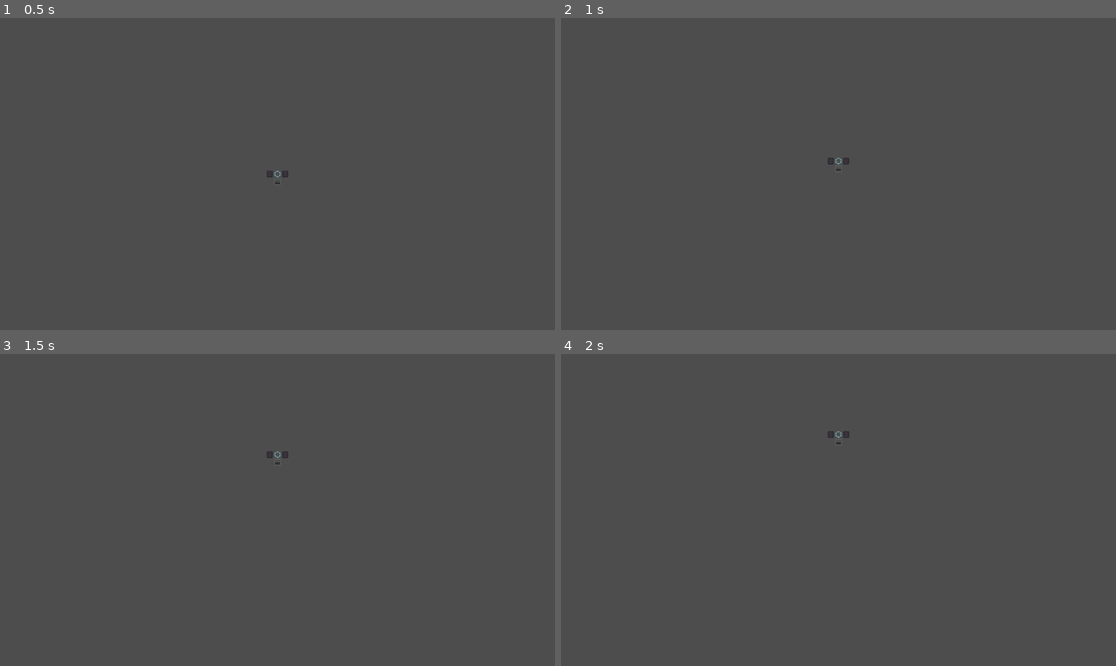
Above: before the commit, frames 1-4 (two rows, left to right).
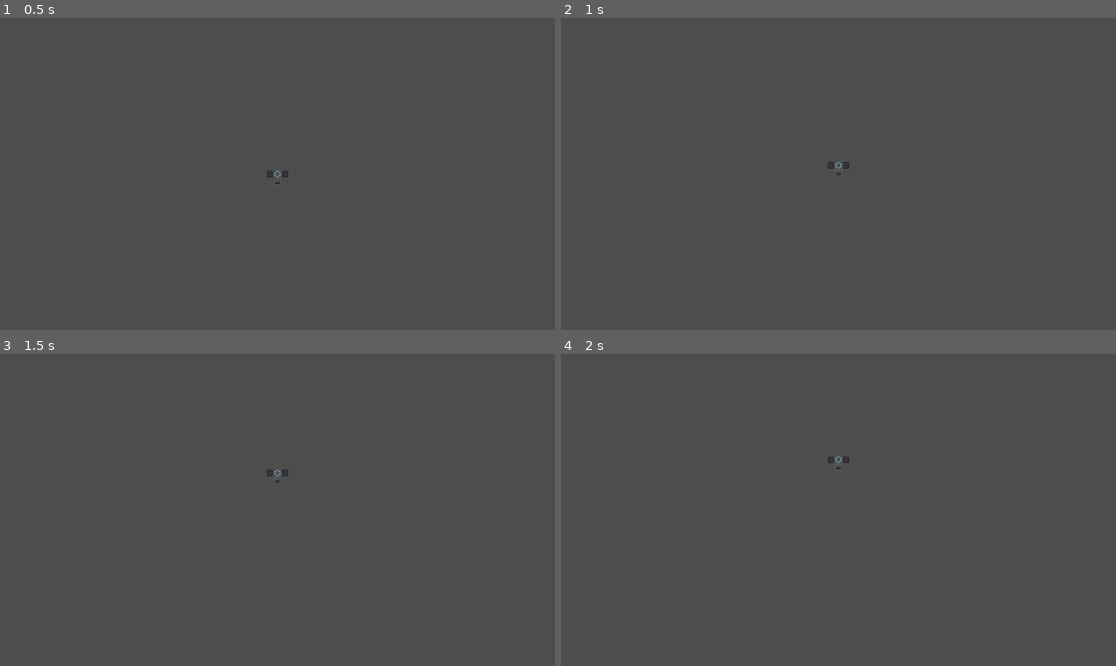
Above: after the commit, the same moments.

Repository: CaptEug/object703
Game: Godot game, scene res://testground.tscn
The game is run twice, just before and just after one commit, with the same random seed, the same clock (stepped at 60 frames per second) and the same inputs.
Inputs:
- Up to frame 1 (0.5 s): no input
- Up to frame 2 (1 s): tap Enter at 0.5 s; hold W (FORWARD) from 0.53 s (still down)
- Up to frame 3 (1.5 s): release W (FORWARD) at 1.28 s; hold S (BACKWARD) from 1.28 s (still down)
- Up to frame 4 (2 s): keep holding S (BACKWARD)

Frame 1 is identical in both runs. In frame 2, less than 0.1% of the frame differs, in the area x 48-52%, y 44-51%; in frame 3, less than 0.1%, in the area x 48-52%, y 31-42%; in frame 4, less than 0.1%.

Commit message:
2025/5/25 18:58

Diff:
--- a/blocks/bridge.gd
+++ b/blocks/bridge.gd
@@ -5,6 +5,7 @@
 
 # Called when the node enters the scene tree for the first time.
 func _ready():
+	mass = WEIGHT
 	pass # Replace with function body.
 
 
--- a/blocks/engine.gd
+++ b/blocks/engine.gd
@@ -6,6 +6,7 @@
 
 # Called when the node enters the scene tree for the first time.
 func _ready():
+	mass = WEIGHT
 	pass # Replace with function body.
 
 
--- a/blocks/track.gd
+++ b/blocks/track.gd
@@ -6,6 +6,7 @@
 var force:int = 10
 # Called when the node enters the scene tree for the first time.
 func _ready():
+	mass = WEIGHT
 	pass # Replace with function body.
 
 
